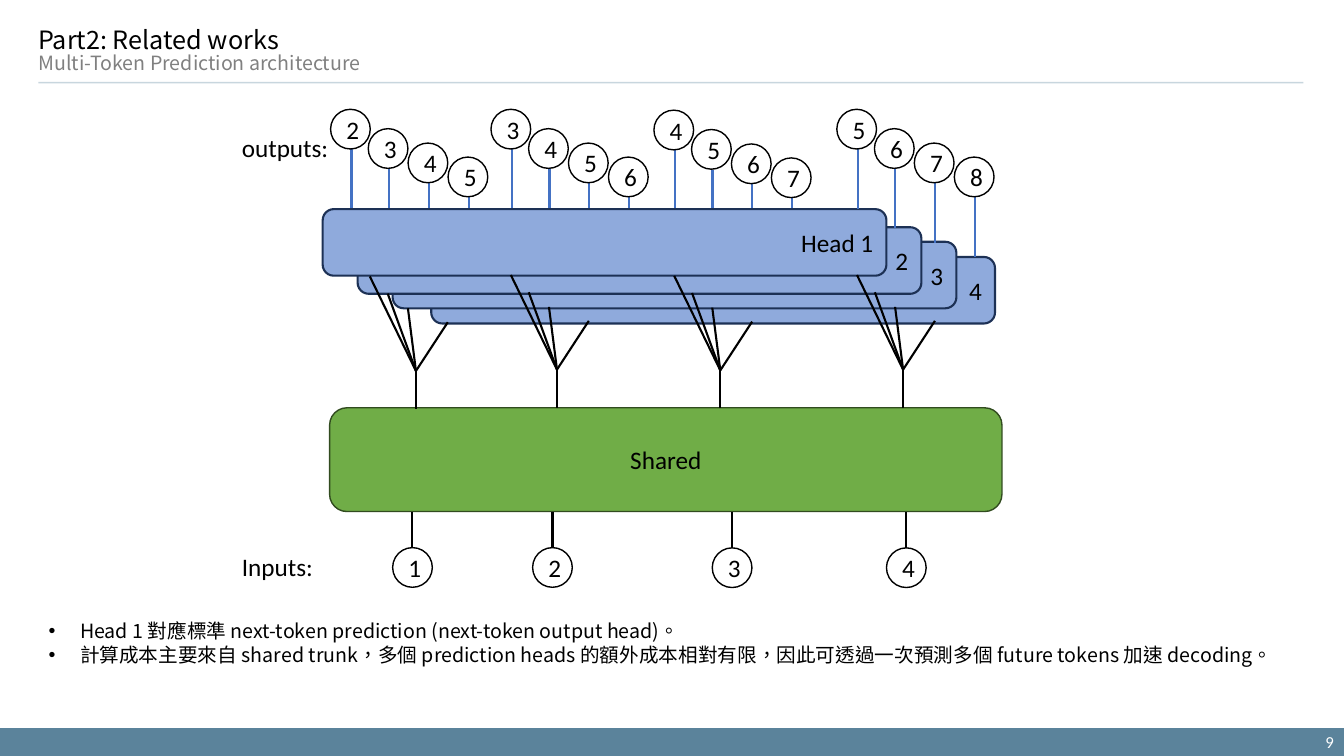
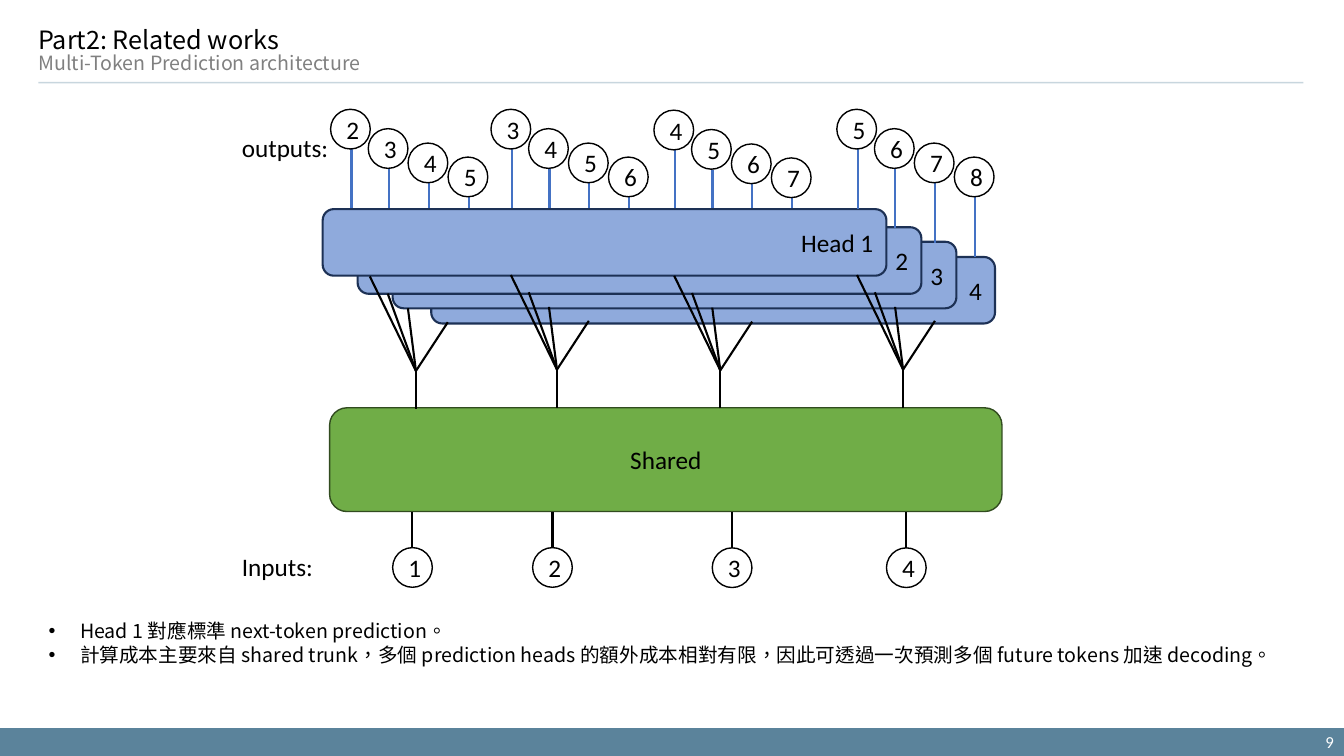
Before and after one commit to xdfg12456/llama-mtp, a slide deck: slide 9 of doc/mtp_with_consistency_method_v2.pptx. Drawn at 1344x756 pixels with LibreOffice and Linux fonts; fonts in the diff are those of the drawing. Boxes give left, top, right and bottom in pixels: in the first picture for what was removed or moved away, otherwise in the second. Text is boxed around its words. In the diff, an @@ line names an element or a change of style, - is before the commit and + after.

```diff
--- a/doc/mtp_with_consistency_method_v2.pptx
+++ b/doc/mtp_with_consistency_method_v2.pptx
@@ text at <box>80,621,447,643</box>: text changed @@
-• Head 1 對應標準 next-token prediction (next-token output head)。
+• Head 1 對應標準 next-token prediction。
```
Also in this commit, not shown: 6 other slides changed.
